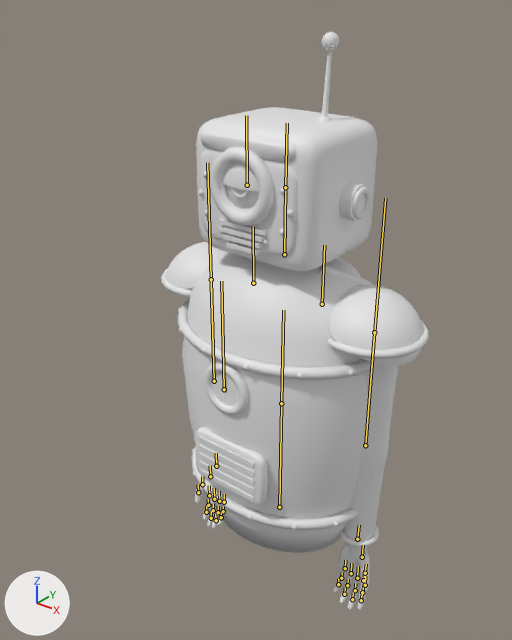
The glTF model assets/models/brass.glb as it was, and as the next commit left it.
Both versions are drawn from a camera (50 mm lens) standing at (0.811, -1.107, 0.875) and looking at (-0.005, -0.088, 0.243). The lights are fixed; the arrows at lower left show +X, +Y and +Z. The first picture is the older version. The bones that bend it are drawn over the model as lines.

Names of what the first picture shows: 'brass_body'.
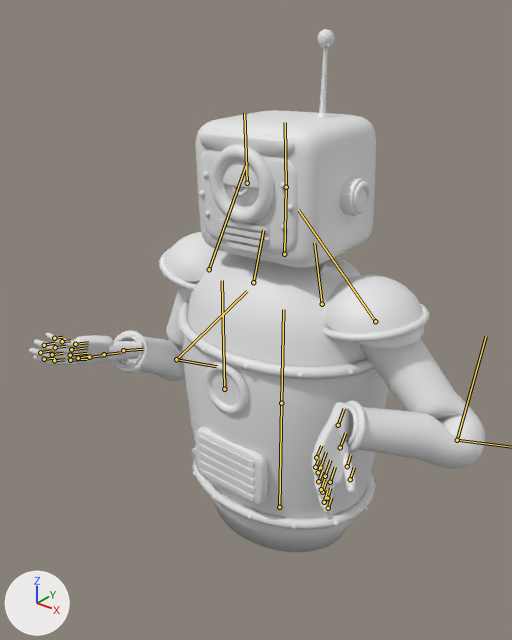
The newer file adds an action. The first version stands in its rest pose; the second is drawn at frame 2 of the action 'emote_shrug'.

What differs and where, as boxes [x1, y1, x2, y2] in the pictures (512 x 640 px):
'brass_body', posed (70% wider, 9% shorter): before [161, 32, 429, 610]; after [29, 29, 485, 552]
bone 'head', root to tip: before (285, 187) to (287, 123); after (286, 187) to (285, 122)
bone 'clavicle.R', root to tip: before (253, 283) to (253, 227); after (253, 282) to (263, 230)
bone 'upperarm.R', root to tip: before (211, 279) to (207, 162); after (209, 269) to (247, 162)
bone 'elbow.R', root to tip: before (214, 381) to (211, 279); after (176, 359) to (247, 291)
bone 'forearm.R', root to tip: before (214, 381) to (211, 283); after (176, 359) to (216, 366)
bone 'hand.R', root to tip: before (216, 466) to (216, 453); after (123, 350) to (143, 349)
bone 'middle1.R', root to tip: before (214, 499) to (214, 488); after (70, 355) to (87, 353)
bone 'ring1.R', root to tip: before (219, 501) to (219, 491); after (71, 349) to (88, 347)
bone 'little1.R', root to tip: before (224, 502) to (224, 494); after (75, 344) to (88, 342)
bone 'thumb1.R', root to tip: before (210, 476) to (210, 465); after (104, 354) to (121, 352)
bone 'thumb3.R', root to tip: before (198, 492) to (198, 484); after (78, 358) to (90, 355)
bone 'clavicle.L', root to tip: before (322, 304) to (324, 245); after (322, 304) to (314, 243)
bone 'upperarm.L', root to tip: before (374, 332) to (385, 198); after (375, 321) to (298, 210)
bone 'elbow.L', root to tip: before (365, 445) to (374, 332); after (457, 440) to (486, 336)
bone 'hand.L', root to tip: before (357, 539) to (359, 525); after (338, 425) to (344, 408)

The edits, one by one:
Bone 'head' (bone_head) turns from (0, 0, 0) to (-1, 0, 3) degrees about its own x, y and z.
Bone 'clavicle.R' (bone_clavicle_r) turns from (0, 0, 0) to (0, 2, -11) degrees about its own x, y and z.
Bone 'upperarm.R' (bone_upperarm_r) turns from (0, 0, 0) to (6, -179, -9) degrees about its own x, y and z.
Bone 'elbow.R' (bone_elbow_r) turns from (0, 0, 0) to (59, 0, 0) degrees about its own x, y and z.
Bone 'forearm.R' (bone_forearm_r) turns from (0, 0, 0) to (118, 0, 0) degrees about its own x, y and z.
Bone 'hand.R' (bone_hand_r) turns from (0, 0, 0) to (52, 130, 83) degrees about its own x, y and z.
Bone 'middle1.R' (bone_middle1_r) turns from (0, 0, 0) to (4, 0, 0) degrees about its own x, y and z.
Bone 'ring1.R' (bone_ring1_r) turns from (0, 0, 0) to (4, 0, 0) degrees about its own x, y and z.
Bone 'little1.R' (bone_little1_r) turns from (0, 0, 0) to (4, 1, 0) degrees about its own x, y and z.
Bone 'thumb1.R' (bone_thumb1_r) turns from (0, 0, 0) to (-1, -2, -7) degrees about its own x, y and z.
Bone 'thumb3.R' (bone_thumb3_r) turns from (0, 0, 0) to (0, -2, -5) degrees about its own x, y and z.
Bone 'clavicle.L' (bone_clavicle_l) turns from (0, 0, 0) to (0, -2, 11) degrees about its own x, y and z.
Bone 'upperarm.L' (bone_upperarm_l) turns from (0, 0, 0) to (1, 173, 36) degrees about its own x, y and z.
Bone 'elbow.L' (bone_elbow_l) turns from (0, 0, 0) to (62, 0, 0) degrees about its own x, y and z.
Bone 'forearm.L' (bone_forearm_l) turns from (0, 0, 0) to (125, 0, 0) degrees about its own x, y and z.
Bone 'hand.L' (bone_hand_l) turns from (0, 0, 0) to (-85, -32, 58) degrees about its own x, y and z.
